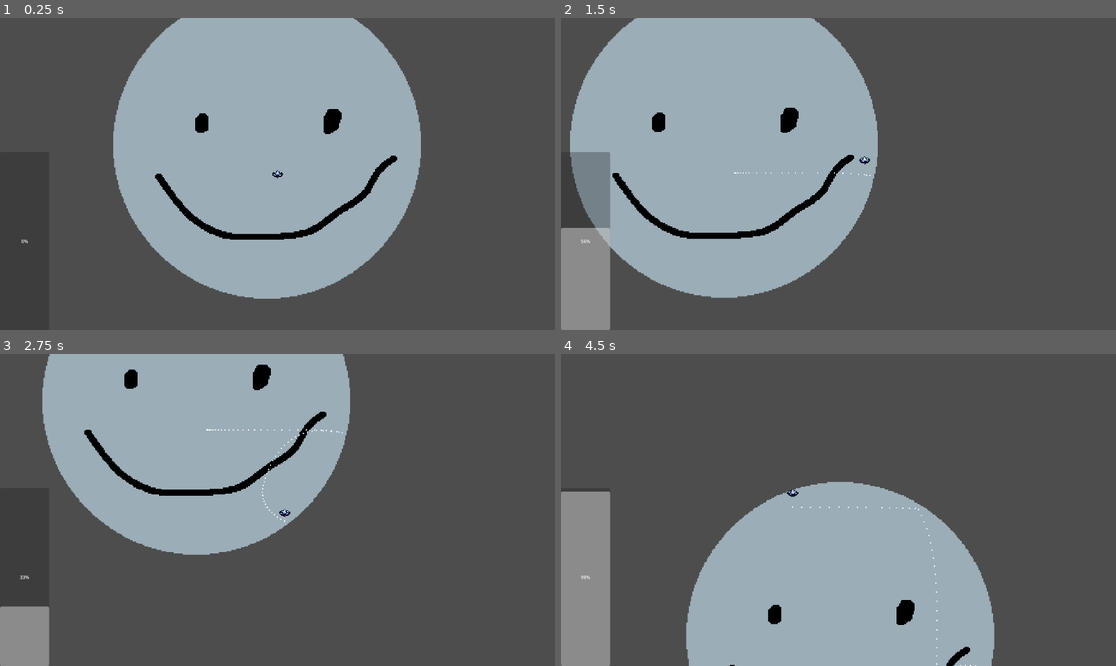
Above: before the commit, frames 1-4 (two rows, left to right).
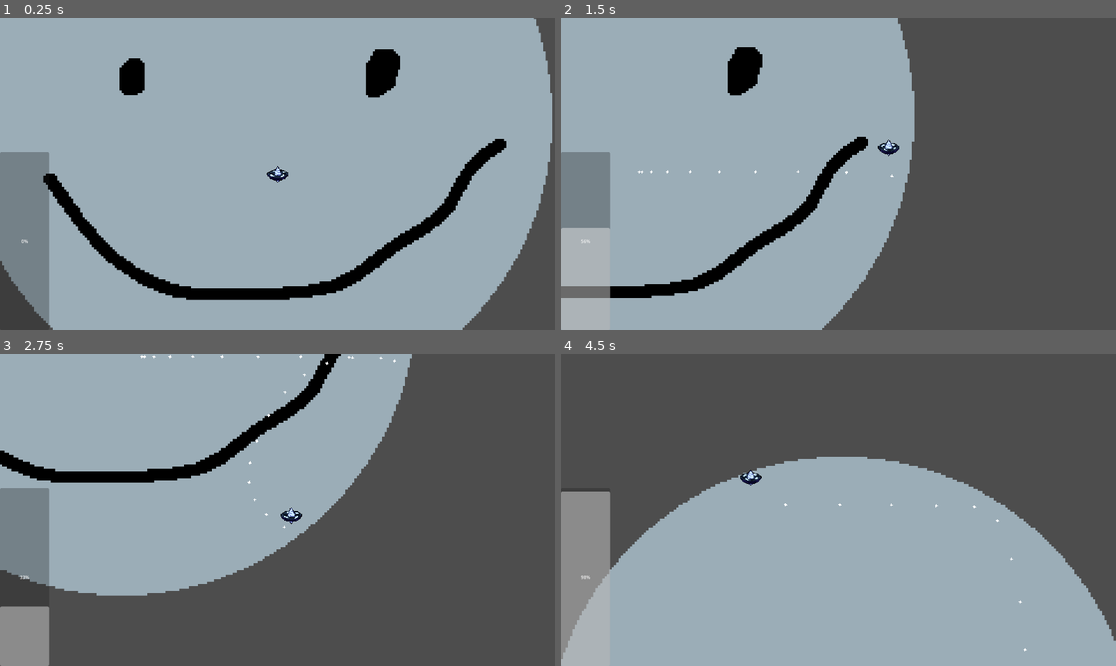
Above: after the commit, the same moments.

Repository: Dragos-Lup/spin
Game: Godot game, scene res://scenes/testing_scene.tscn
Same seed, same stepped clock (60 frames per second), same inputs: the game is played once before the commit and once after it.
Inputs (mouse positions are in pixels of both pictures, inside the frame that each line leads up to):
- Up to frame 1 (0.25 s): no input
- Up to frame 2 (1.5 s): move the mouse to (960, 158) at 0.52 s; hold D (right) 0.53-1.28 s; click (960, 158) at 0.6 s; move the mouse to (727, 189) at 1.27 s; hold S (down) from 1.28 s (still down); click (727, 189) at 1.35 s
- Up to frame 3 (2.75 s): move the mouse to (333, 441) at 2.02 s; release S (down) at 2.03 s; hold D (right) from 2.03 s (still down); click (333, 441) at 2.1 s
- Up to frame 4 (4.5 s): move the mouse to (810, 572) at 2.77 s; release D (right) at 2.78 s; hold W (up) 2.78-3.53 s; click (810, 572) at 2.85 s; move the mouse to (1005, 556) at 3.52 s; hold A (left) from 3.53 s (still down); click (1005, 556) at 3.6 s; move the mouse to (672, 463) at 4.27 s; click (672, 463) at 4.35 s

The runs differ from the first frame. In frame 1, 57% of the frame differs, in the area x 0-100%, y 0-100%; in frame 2, 22%; in frame 3, 21%; in frame 4, 24%.

Commit message:
holy shit im the goat
implemented encircle polygon and circle making

Diff:
--- /dev/null
+++ b/scenes/encirclePolygon.tscn
@@ -0,0 +1,13 @@
+[gd_scene load_steps=2 format=3 uid="uid://dmd8iy25s3jow"]
+
+[ext_resource type="Script" path="res://scripts/encircle.gd" id="1_mo50q"]
+
+[node name="Polygon2D" type="Polygon2D"]
+script = ExtResource("1_mo50q")
+
+[node name="Timer" type="Timer" parent="."]
+wait_time = 0.5
+one_shot = true
+autostart = true
+
+[connection signal="timeout" from="Timer" to="." method="_on_timer_timeout"]
--- a/scenes/main_character.tscn
+++ b/scenes/main_character.tscn
@@ -124,7 +124,7 @@
 script = ExtResource("1_72jni")
 
 [node name="GPUParticles2D" type="GPUParticles2D" parent="."]
-amount = 1000
+amount = 30
 process_material = SubResource("ParticleProcessMaterial_2lcra")
 texture = ExtResource("2_ygpbf")
 lifetime = 3.0
@@ -152,9 +152,10 @@
 }
 metadata/_aseprite_wizard_source_file_hash_ = "77b164a378b549f3bae022134d6464b9"
 
-[node name="dashTimer" type="Timer" parent="."]
+[node name="LocationTimer" type="Timer" parent="."]
 unique_name_in_owner = true
-one_shot = true
+wait_time = 0.1
+autostart = true
 
 [node name="AnimationTree" type="AnimationTree" parent="."]
 tree_root = SubResource("AnimationNodeStateMachine_t2dfo")
@@ -165,3 +166,5 @@
 libraries = {
 "": SubResource("AnimationLibrary_1iu5i")
 }
+
+[connection signal="timeout" from="LocationTimer" to="." method="_on_location_timer_timeout"]
--- a/scenes/testing_scene.tscn
+++ b/scenes/testing_scene.tscn
@@ -29,6 +29,7 @@
 position = Vector2(974, 632)
 
 [node name="Camera2D" type="Camera2D" parent="MainSpinner"]
+zoom = Vector2(1.915, 1.915)
 process_callback = 0
 position_smoothing_enabled = true
 
@@ -66,3 +67,6 @@
 "source": "res://asesprite/dragosbad/arena.aseprite"
 }
 metadata/_aseprite_wizard_source_file_hash_ = "b084bc7ddb7e7d36b1f434aeb821e71d"
+
+[node name="Polygon2D" type="Polygon2D" parent="."]
+offset = Vector2(0.435, 2.45)
--- /dev/null
+++ b/scripts/encircle.gd
@@ -0,0 +1,15 @@
+extends Polygon2D
+
+
+# Called when the node enters the scene tree for the first time.
+func _ready() -> void:
+	pass # Replace with function body.
+
+
+# Called every frame. 'delta' is the elapsed time since the previous frame.
+func _process(delta: float) -> void:
+	pass
+
+
+func _on_timer_timeout() -> void:
+	self.queue_free()
--- a/scripts/main_character.gd
+++ b/scripts/main_character.gd
@@ -10,10 +10,16 @@
 @onready var spin_bar: ProgressBar = %SpinBar
 @onready var animation_tree: AnimationTree = $AnimationTree
 @onready var state_machine = animation_tree.get("parameters/playback")
-
-
+const Encircle = preload("res://scenes/encirclePolygon.tscn")
+var move_array: PackedVector2Array = PackedVector2Array()
 
 var dash_start_time = 0
+
+func _init() -> void:
+	#move_array.append(self.position)
+	#move_array.append(self.position)
+	if (intersect(Vector2(0,5), Vector2(0,-5), Vector2(-5,0), Vector2(5,0))):
+		print("well these two definitely do...")
 
 func _physics_process(delta: float) -> void:
 	var direction := Input.get_vector("left", "right", "up", "down").normalized()
@@ -32,8 +38,41 @@
 			var dash_vector = (get_global_mouse_position() - global_position).normalized()
 			velocity = dash_vector * (DASH_SPEED * chargetime/1000)
 	velocity = velocity.move_toward(target_vel, FRICTION)
-	print(velocity.length())
+
 	spin_bar.value = velocity.length() / 10
+
+
+
 	var collision = move_and_collide(velocity * delta)
+
 	if collision:
 		velocity = velocity.bounce(collision.get_normal()) * BOUNCY
+
+
+func _on_location_timer_timeout() -> void:
+	var p : Vector2 = self.position
+	move_array.append(p)
+	if (move_array.size() > 30):
+		move_array.remove_at(0)
+	if (move_array.size() > 3):
+		var A = move_array[move_array.size() - 1]
+		var B = move_array[move_array.size() - 2]
+		for i in range(0, move_array.size() - 1):
+			if (intersect(A, B, move_array[i], move_array[i+1])):
+				print(A,", ",B,", ",move_array[i], ", " , move_array[i+1])
+				print("INTERSECTED")
+				var new_polygon = Encircle.instantiate()
+
+				new_polygon.set_polygon(move_array.slice(i+1,-1))
+				new_polygon.set_color(Color(1,0,0,.5))
+				get_tree().root.add_child(new_polygon)
+				break
+			#else:
+				#print("NOPE")
+
+
+func ccw(A : Vector2,B : Vector2,C : Vector2):
+	return (C.y-A.y) * (B.x-A.x) > (B.y-A.y) * (C.x-A.x)
+
+func intersect(A : Vector2,B : Vector2,C : Vector2,D : Vector2):
+	return ccw(A,C,D) != ccw(B,C,D) and ccw(A,B,C) != ccw(A,B,D)
